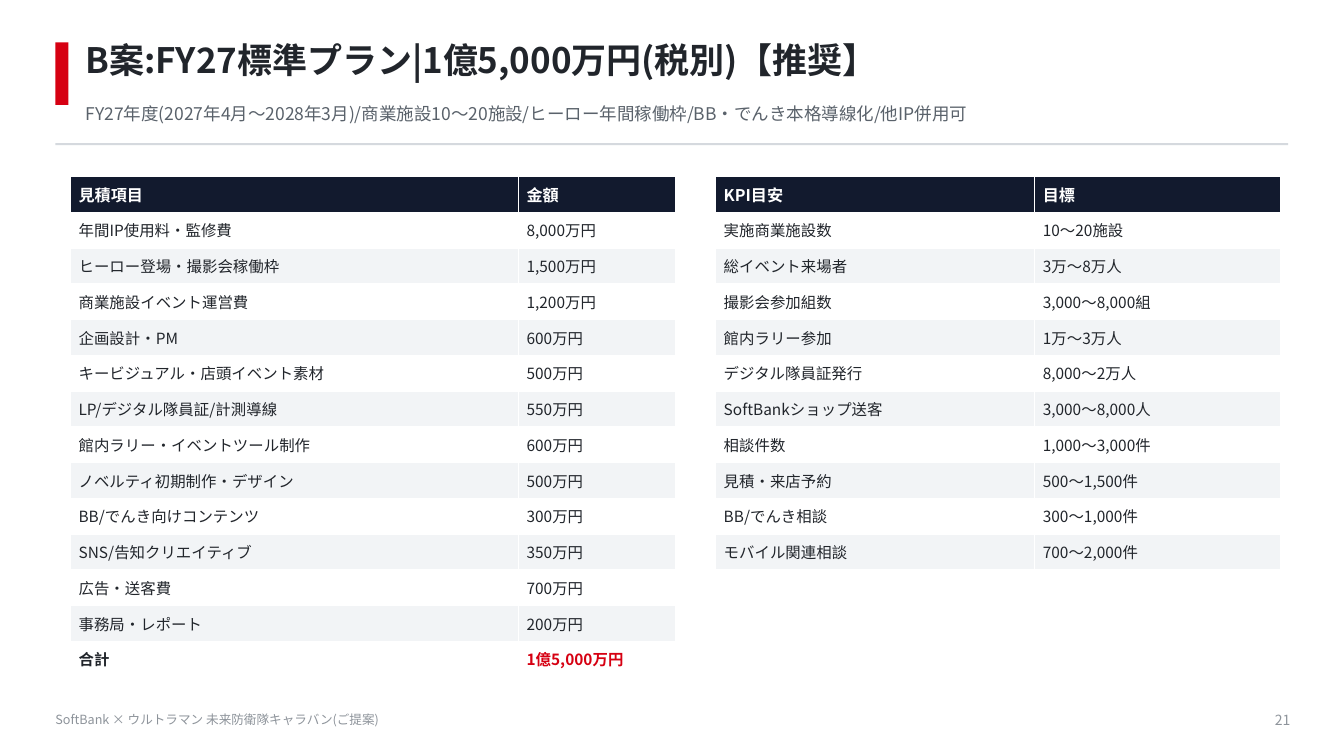
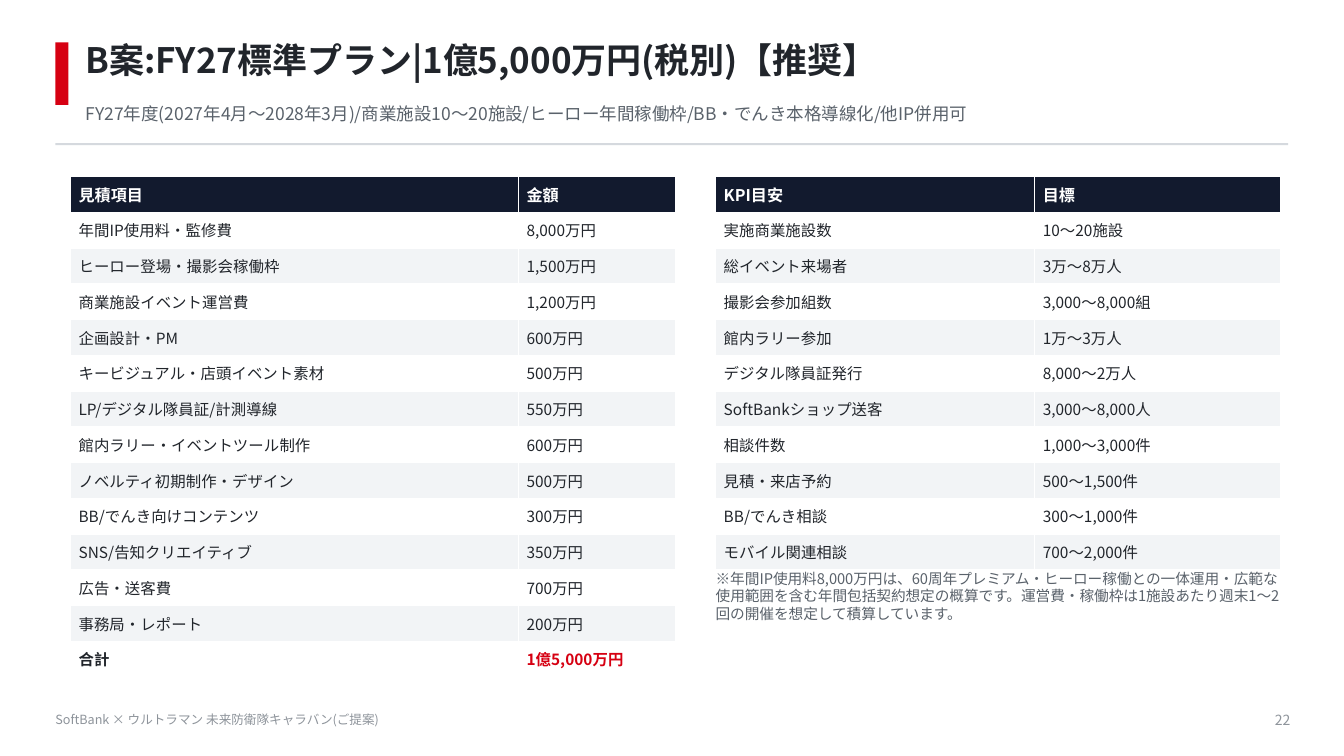
Before and after one commit to hayatoshintani-spe/kessho-lens, a slide deck: slide 22 of docs/proposals/softbank-ultraman-caravan/SoftBank_Ultraman_未来防衛隊キャラバン_提案資料.pptx (slide 21 before the commit). Drawn at 1344x756 pixels with LibreOffice and Linux fonts; fonts in the diff are those of the drawing. Boxes give left, top, right and bottom in pixels: in the first picture for what was removed or moved away, otherwise in the second. Text is boxed around its words. In the diff, an @@ line names an element or a change of style, - is before the commit and + after.

```diff
--- a/docs/proposals/softbank-ultraman-caravan/SoftBank_Ultraman_未来防衛隊キャラバン_提案資料.pptx
+++ b/docs/proposals/softbank-ultraman-caravan/SoftBank_Ultraman_未来防衛隊キャラバン_提案資料.pptx
@@ text added at box(716, 571, 1280, 620), 10.5 pt, text #5A626B @@
+※年間IP使用料8,000万円は、60周年プレミアム・ヒーロー稼働との一体運用・広範な使用範囲を含む年間包括契約想定の概算です。運営費・稼働枠は1施設あたり週末1〜2回の開催を想定して積算しています。
@@ text at box(1275, 714, 1291, 725): text changed @@
-21
+22
```
Also in this commit, not shown: 8 other slides changed, 1 slide added, 2 other files.
